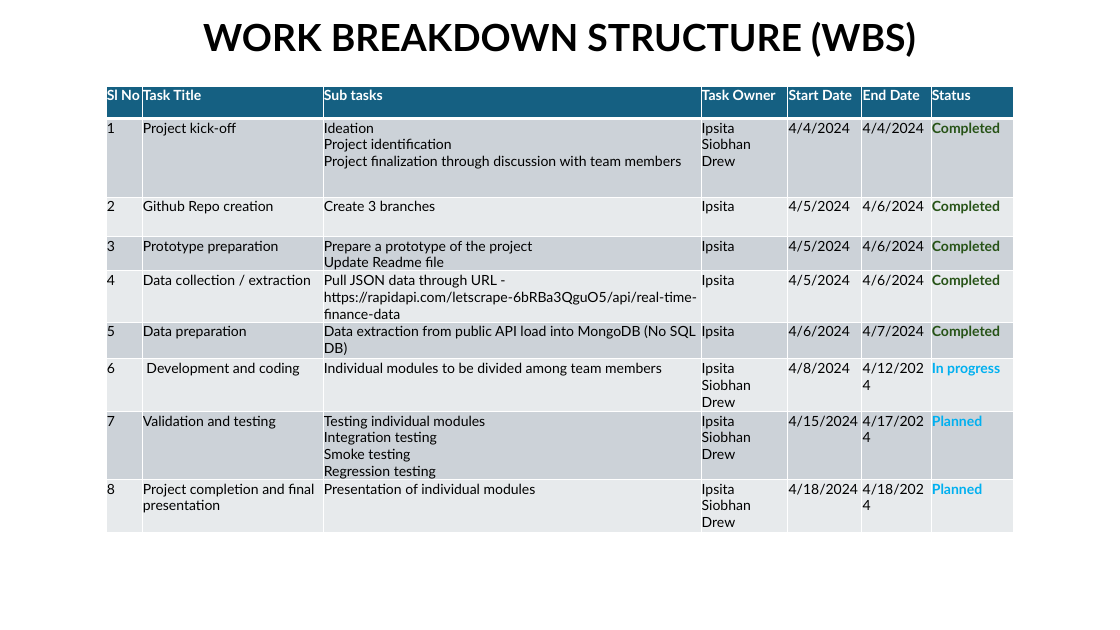
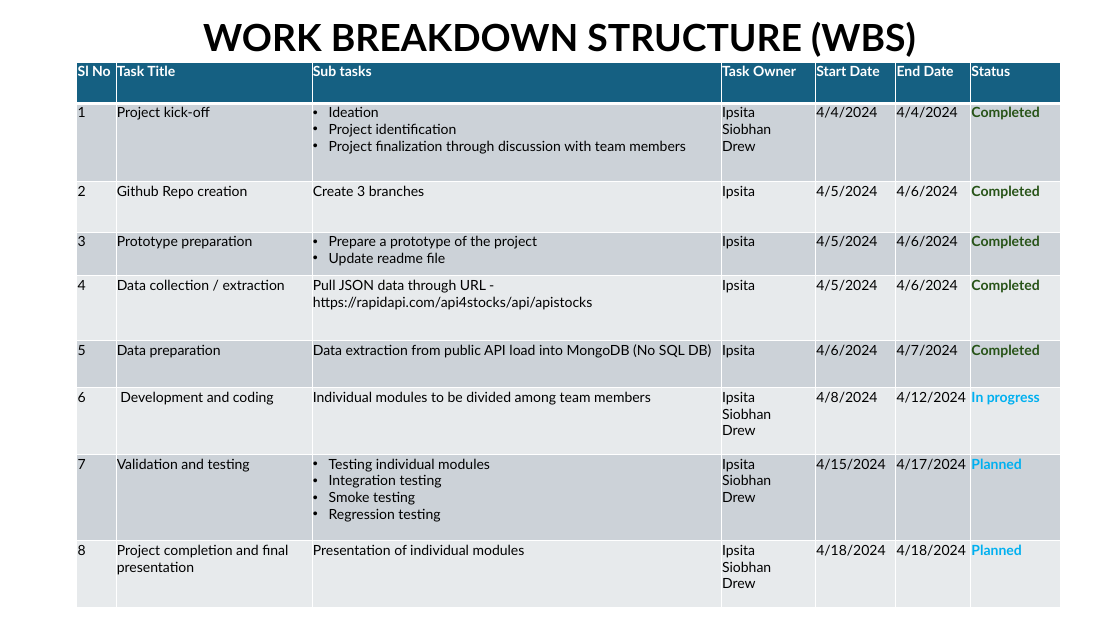
Before and after one commit to ipsitapurohit/Group-Project-3, a slide deck: slide 5 of Stock_market_dasboard_plan.pptx (slide 3 before the commit). Drawn at 1120x630 pixels with LibreOffice and Linux fonts; fonts in the diff are those of the drawing. Boxes give left, top, right and bottom in pixels: in the first picture for what was removed or moved away, otherwise in the second. Text is boxed around its words. In the diff, an @@ line names an element or a change of style, - is before the commit and + after.

Commit message:
Updated ppt

```diff
--- a/Stock_market_dasboard_plan.pptx
+++ b/Stock_market_dasboard_plan.pptx
@@ table at (x1=77, y1=62, x2=1061, y2=607) @@
-row 2, column 3: Ideation Project identification Project finalization through discussion with team members
+row 2, column 3: Ideation / Project identification / Project finalization through discussion with team members
-row 4, column 3: Prepare a prototype of the project / Update Readme file
+row 4, column 3: Prepare a prototype of the project / Update readme file
-row 5, column 3: Pull JSON data through URL - https://rapidapi.com/letscrape-6bRBa3QguO5/api/real-time-finance-data
+row 5, column 3: Pull JSON data through URL - https://rapidapi.com/api4stocks/api/apistocks
@@ bullet none to • @@
@@ table resized from (x1=106, y1=87, x2=1013, y2=533) to (x1=77, y1=62, x2=1061, y2=607) @@
```
Also in this commit, not shown: 2 other slides changed, 2 slides added.
